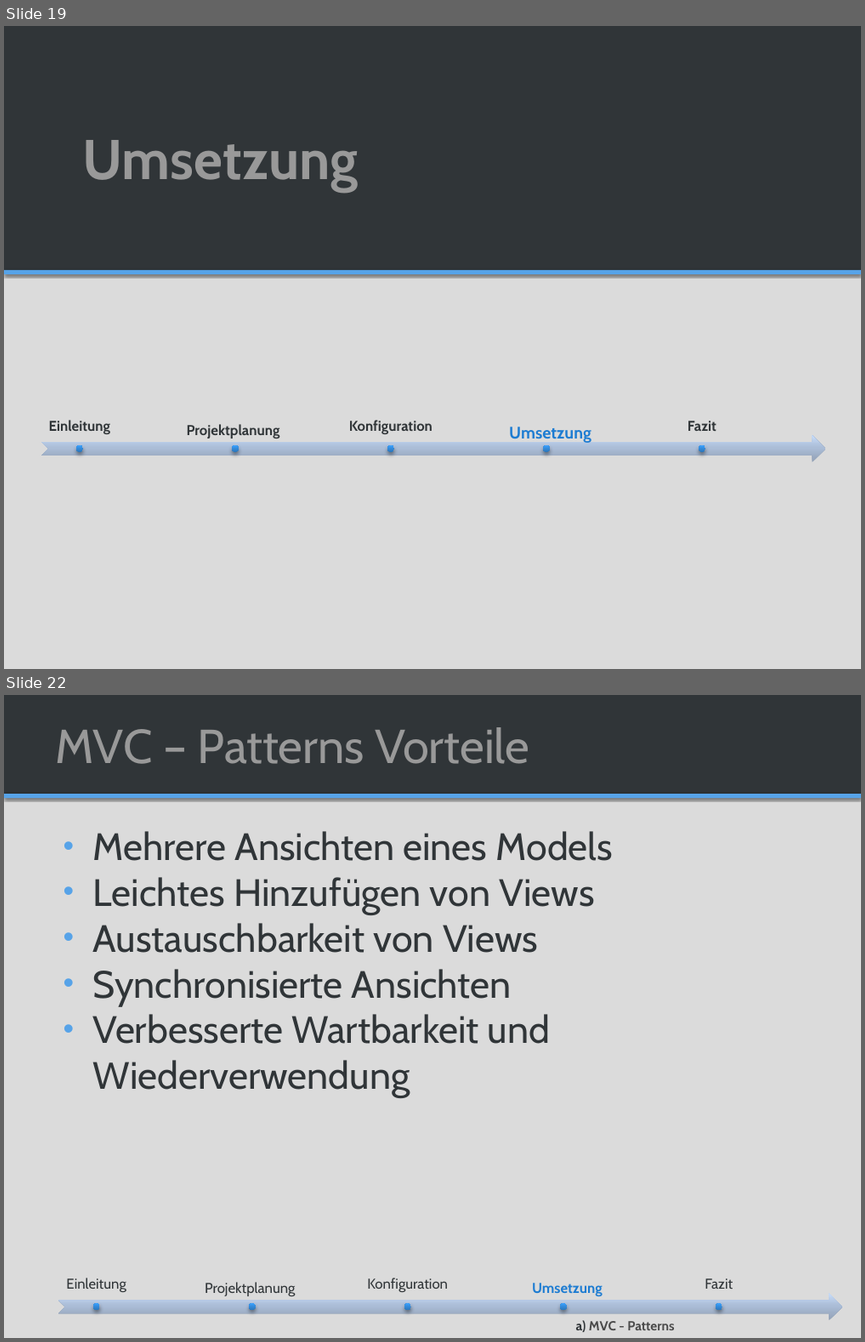
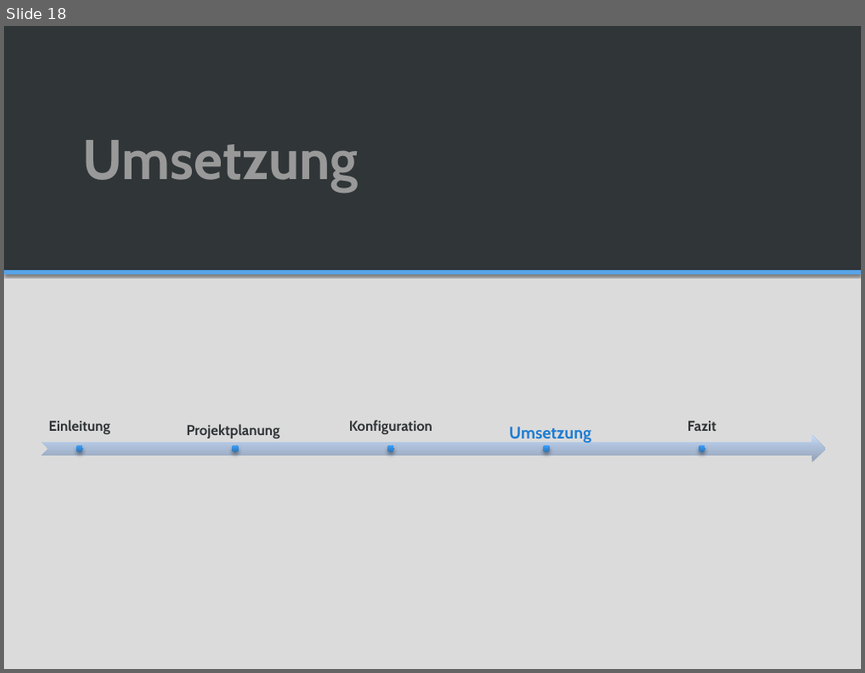
Before and after one commit to SAS-Systems/Unveiled-Documentation, a slide deck: Unveiled_MidtermPresentation_V1.0.pptx. Shown one above the other, each under a label of ours: slides 19 and 22 before the commit, slide 18 after it; the slides between them are not shown. The pictures are 865x1342 and 865x673 pixels, drawn with LibreOffice and Linux fonts; fonts in the diff are those of the drawing; background and template pictures are left out. Boxes give left, top, right and bottom in pixels: in the first picture for what was removed or moved away, otherwise in the second. Text is boxed around its words. In the diff, an @@ line names an element or a change of style, - is before the commit and + after.

```diff
--- a/Unveiled_MidtermPresentation_V1.0.pptx
+++ b/Unveiled_MidtermPresentation_V1.0.pptx
@@ slide 22 removed at <box>4,695,861,1338</box>, background #DBDBDB; not listed: 1 template element that a slide beside it also shows @@
@@ rectangle removed at <box>4,695,861,794</box> @@
@@ title removed at <box>55,727,529,764</box> @@
-  MVC – Patterns Vorteile
@@ text removed at <box>93,831,613,1097</box> @@
-• Mehrere Ansichten eines Models
-• Leichtes Hinzufügen von Views
-• Austauschbarkeit von Views
-• Synchronisierte Ansichten
-• Verbesserte Wartbarkeit und Wiederverwendung
@@ group removed at <box>59,1277,843,1320</box>: 5 texts, 5 ellipses, 1 notched right arrow @@
-Einleitung
-Projektplanung
-Konfiguration
-Umsetzung
-Fazit
@@ text removed at <box>576,1320,674,1332</box> @@
-  a) MVC - Patterns
@@ what was slide 19 is now slide 18 @@
```
Also in this commit, not shown: 4 slides changed, 3 other slides removed.
